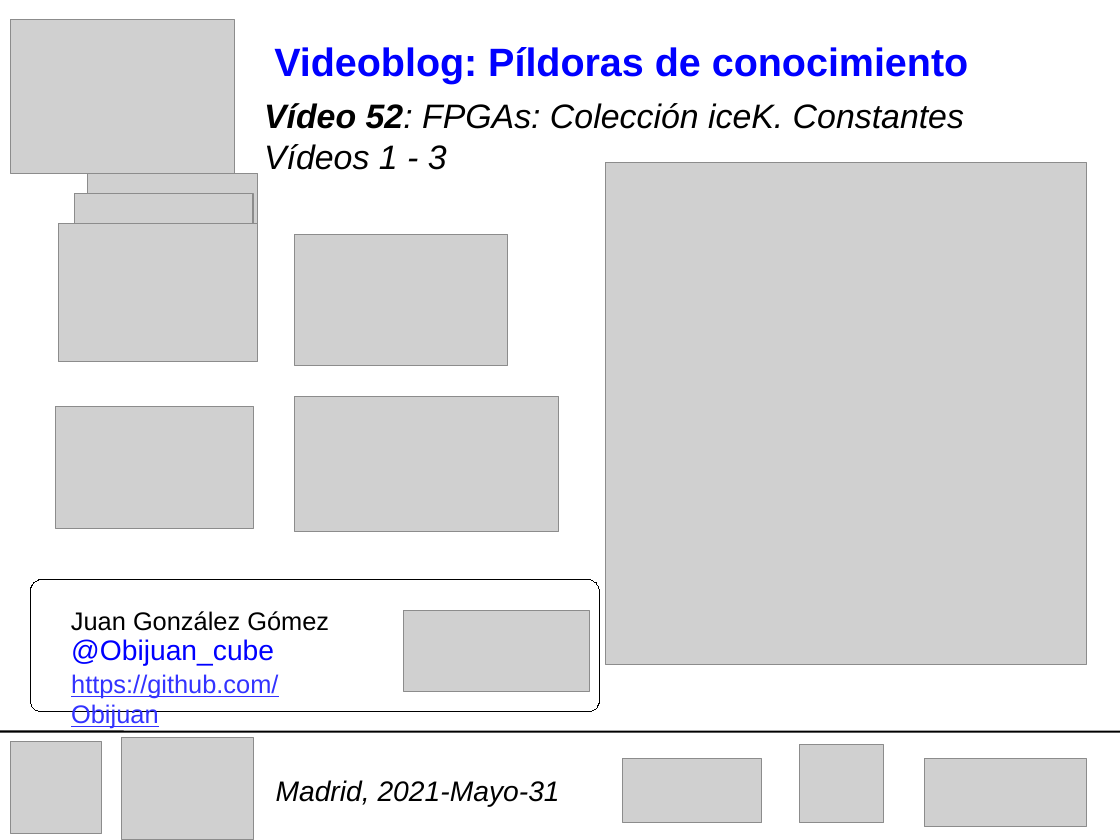
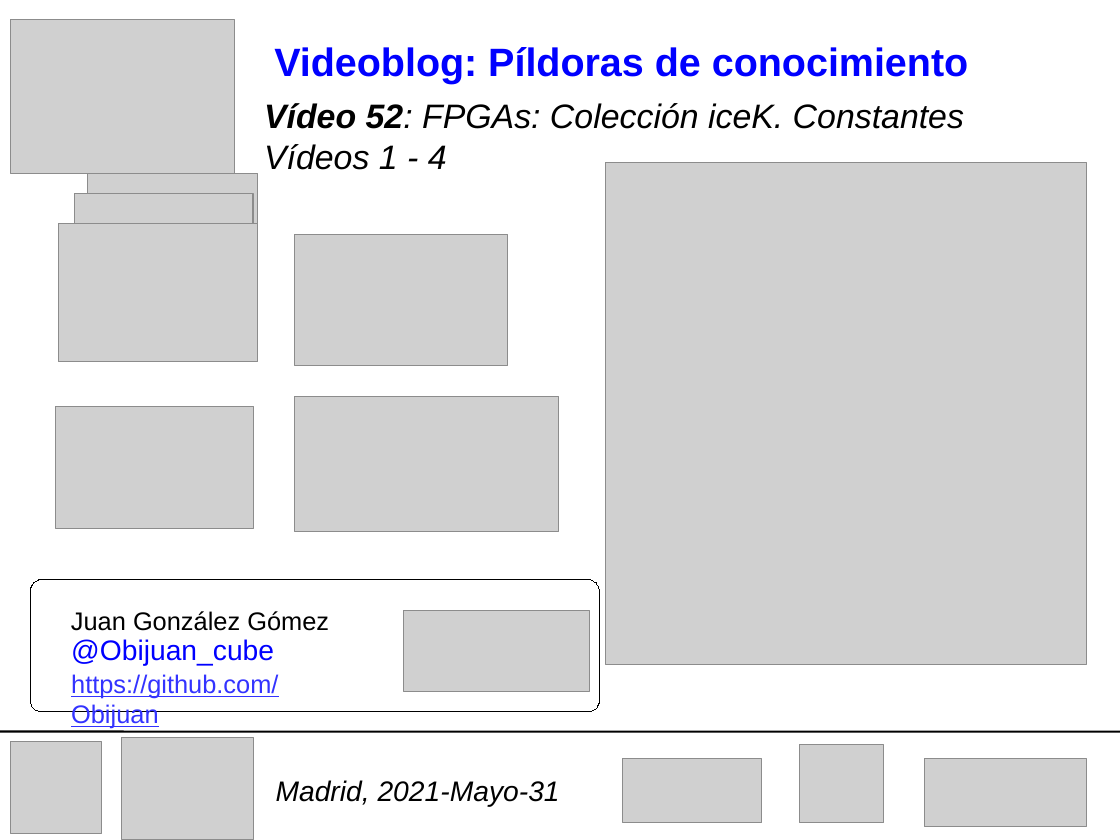
Before and after one commit to Obijuan/videoblog, a slide deck: slide 1 of Videoblog-52-FPGA-iceK/wiki/Portada/2021-05-31-cover.odp. Drawn at 1120x840 pixels with LibreOffice and Linux fonts; fonts in the diff are those of the drawing; grey boxes stand for pictures. Boxes give left, top, right and bottom in pixels: in the first picture for what was removed or moved away, otherwise in the second. Text is boxed around its words. In the diff, an @@ line names an element or a change of style, - is before the commit and + after.

Commit message:
video 52: Cover image updated

```diff
--- a/Videoblog-52-FPGA-iceK/wiki/Portada/2021-05-31-cover.odp
+++ b/Videoblog-52-FPGA-iceK/wiki/Portada/2021-05-31-cover.odp
@@ text at [264,144,447,170]: text changed @@
-Vídeos 1 - 3
+Vídeos 1 - 4
```
Also in this commit, not shown: 1 other file.
